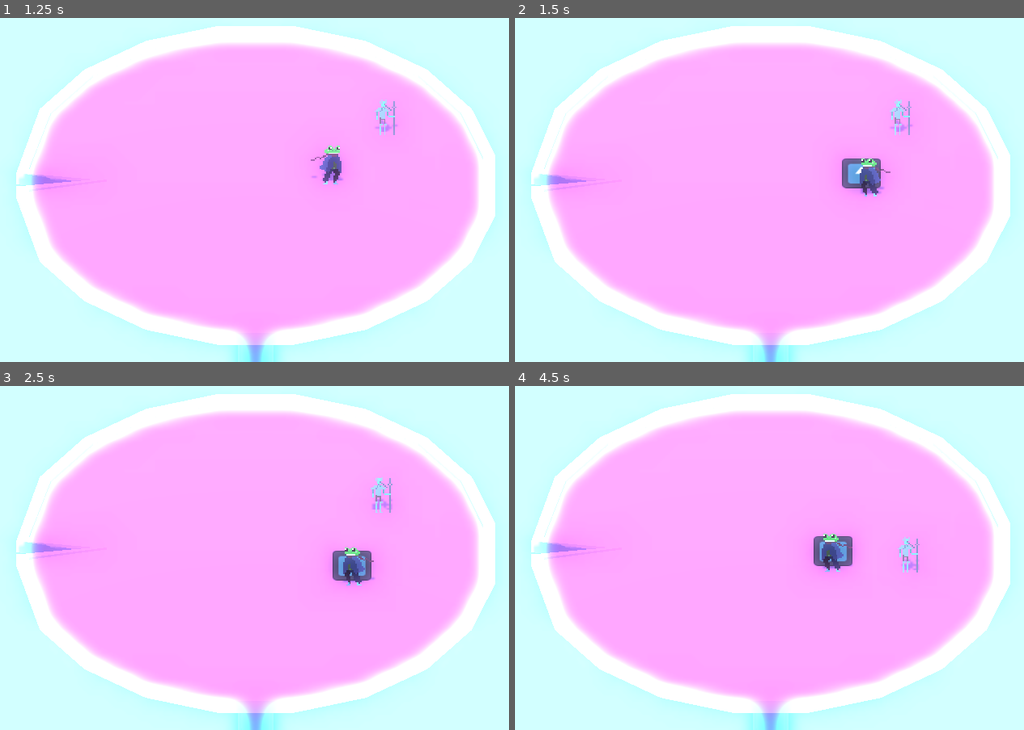
Above: before the commit, frames 1-4 (two rows, left to right).
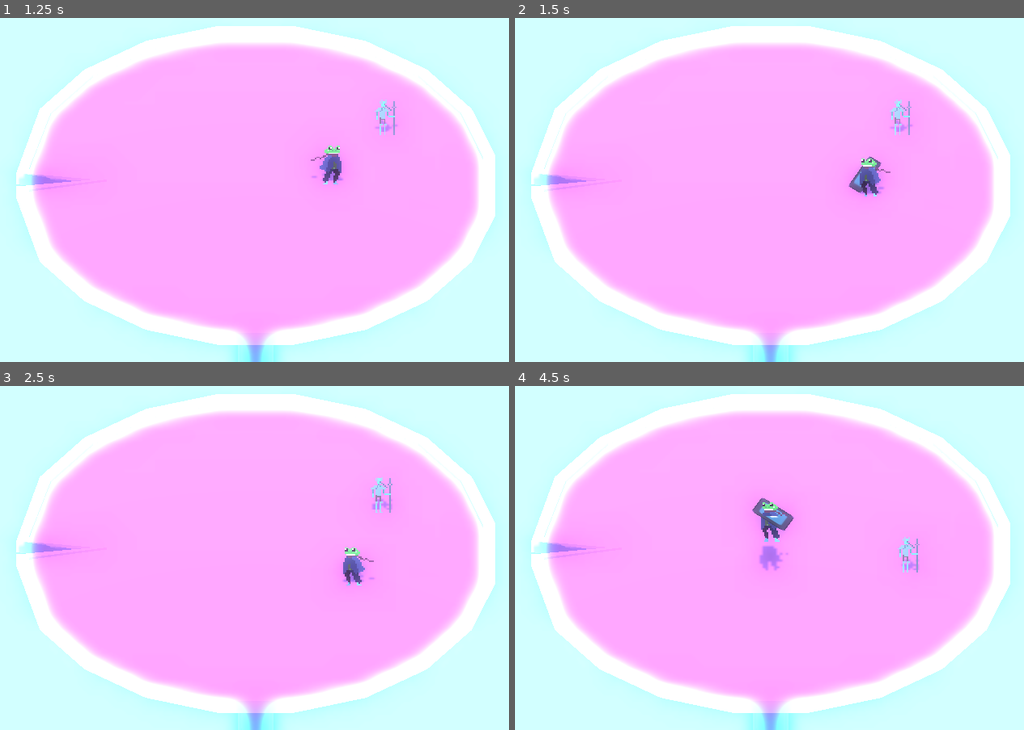
Above: after the commit, the same moments.

Repository: Brainthread/FrogGame
Game: Godot game, scene res://scenes/test.tscn
Two runs of this game, one before a commit and one after it. Both use one fixed random seed, a clock stepped at 60 frames per second and the inputs below. The engine's default icon, where the game draws it, is replaced by a stand-in: a white triangle on a blue panel in a dark square.
Inputs (mouse positions are in pixels of both pictures, inside the frame that each line leads up to):
- Up to frame 1 (1.25 s): move the mouse to (397, 162) at 0.52 s; hold D (right) from 0.53 s (still down); click (397, 162) at 0.6 s; tap Space (jump) at 0.77 s; right-click (397, 162) at 0.8 s
- Up to frame 2 (1.5 s): move the mouse to (642, 200) at 1.27 s; release D (right) at 1.28 s; hold S (down) from 1.28 s (still down); right-click (642, 200) at 1.35 s
- Up to frame 3 (2.5 s): tap Space (jump) at 1.52 s; click (127, 568) at 1.55 s; move the mouse to (320, 468) at 2.02 s; release S (down) at 2.03 s; hold D (right) from 2.03 s (still down); click (320, 468) at 2.1 s; right-click (320, 468) at 2.3 s
- Up to frame 4 (4.5 s): move the mouse to (738, 619) at 2.77 s; release D (right) at 2.78 s; hold Up (up) 2.78-3.53 s; right-click (738, 619) at 2.85 s; tap Space (jump) at 3.02, 3.77 s; click (738, 619) at 3.05 s; move the mouse to (962, 602) at 3.52 s; hold A (left) from 3.53 s (still down); click (962, 602) at 3.6 s; right-click (962, 602) at 3.8 s; move the mouse to (576, 492) at 4.27 s; right-click (576, 492) at 4.35 s

Frame 1 is identical in both runs. In frame 2, 0.4% of the frame differs, in the area x 64-73%, y 40-51%; in frame 3, 0.6%; in frame 4, 1.6%, in the area x 46-67%, y 32-54%.

Commit message:
Add first attempt at interactive grappling hook graphics

Diff:
--- a/scenes/test.tscn
+++ b/scenes/test.tscn
@@ -156,18 +156,20 @@
 [node name="TongueAttackHandler" type="Node3D" parent="Character/Systems/SpecialHandler" node_paths=PackedStringArray("tongue_hitbox", "tongue_tip_node", "tongue_line_node", "state_manager", "state_machine_state")]
 script = ExtResource("10_xrtyr")
 tongue_hitbox = NodePath("TonguePoint/Hitbox")
+retraction_speed = 16.0
 tongue_tip_node = NodePath("TonguePoint")
 tongue_line_node = NodePath("Sprite3D")
 state_manager = NodePath("../../StateMachine")
 state_machine_state = NodePath("../../StateMachine/TongueAttackHeavy")
 
 [node name="Sprite3D" type="Sprite3D" parent="Character/Systems/SpecialHandler/TongueAttackHandler"]
+transform = Transform3D(1, 0, 0, 0, -4.371139e-08, -1, 0, 1, -4.371139e-08, 0, 0, 0)
 texture = ExtResource("11_daiq8")
 
 [node name="TonguePoint" type="Node3D" parent="Character/Systems/SpecialHandler/TongueAttackHandler"]
 
 [node name="Sprite3D" type="Sprite3D" parent="Character/Systems/SpecialHandler/TongueAttackHandler/TonguePoint"]
-transform = Transform3D(0.2, 0, 0, 0, 0.19562952, 0.041582342, 0, -0.041582342, 0.19562952, 0, 0, 0)
+transform = Transform3D(0.2, 0, 0, 0, 0.04158233, -0.19562952, 0, 0.19562952, 0.04158233, 0, 0, 0)
 texture = ExtResource("11_daiq8")
 
 [node name="Hitbox" type="Area3D" parent="Character/Systems/SpecialHandler/TongueAttackHandler/TonguePoint"]
--- a/scenes/tongue_attack_handler.gd
+++ b/scenes/tongue_attack_handler.gd
@@ -54,7 +54,14 @@
 	tongue_hitbox.hit_entity.connect(_tongue_hit_object)
 
 func _process(delta: float) -> void:
-	tongue_line_node.global_position = (tongue_tip_node.global_position - self.global_position)/2 + self.global_position
+	var dir = tongue_tip_node.global_position - self.global_position
+	var dir2 = Vector2(dir.x, dir.z).normalized()
+	var id = Vector2.RIGHT.normalized()
+	var z_angle = (id).angle_to(dir2)+PI/2
+	print(rad_to_deg(z_angle))
+	tongue_line_node.global_position = (dir)/2 + self.global_position
+	tongue_line_node.global_rotation = Vector3(90, 0, z_angle)
+	tongue_line_node.scale = Vector3(1.0, dir.length(), 1.0)
 	if not usable:
 		_start_retracting()
 	match tongue_state:
@@ -99,6 +106,9 @@
 func get_direction_to_attached(origin:Node3D) -> Vector3:
 	return (tongue_attached_node.global_position + tongue_attached_node_offset - origin.position).normalized()
 
+func get_attached_body() -> Node3D:
+	return tongue_attached_node
+
 func tongue_attack_raycast():
 	var cam = get_viewport().get_camera_3d()
 	var ray_origin = InputReader.get_mouse_world_origin(cam)
--- a/scenes/tongue_attack_state.gd
+++ b/scenes/tongue_attack_state.gd
@@ -25,12 +25,14 @@
 func end_attachment():
 	state_machine._change_state(ground_state)
 
-
 func _state_physics_update(_delta: float):
 	if attached_node != null:
 		var direction = tongue_attack_manager.get_direction_to_attached(body)
 		var force = direction * tongue_attack_manager.attach_force
 		body.velocity = force
+		if body.global_position.distance_to(attached_node.global_position) < 0.5:
+			tongue_attack_manager._start_retracting()
 	else:
-		end_attachment()
+		tongue_attack_manager._start_retracting()
+
 	body.move_and_slide()
